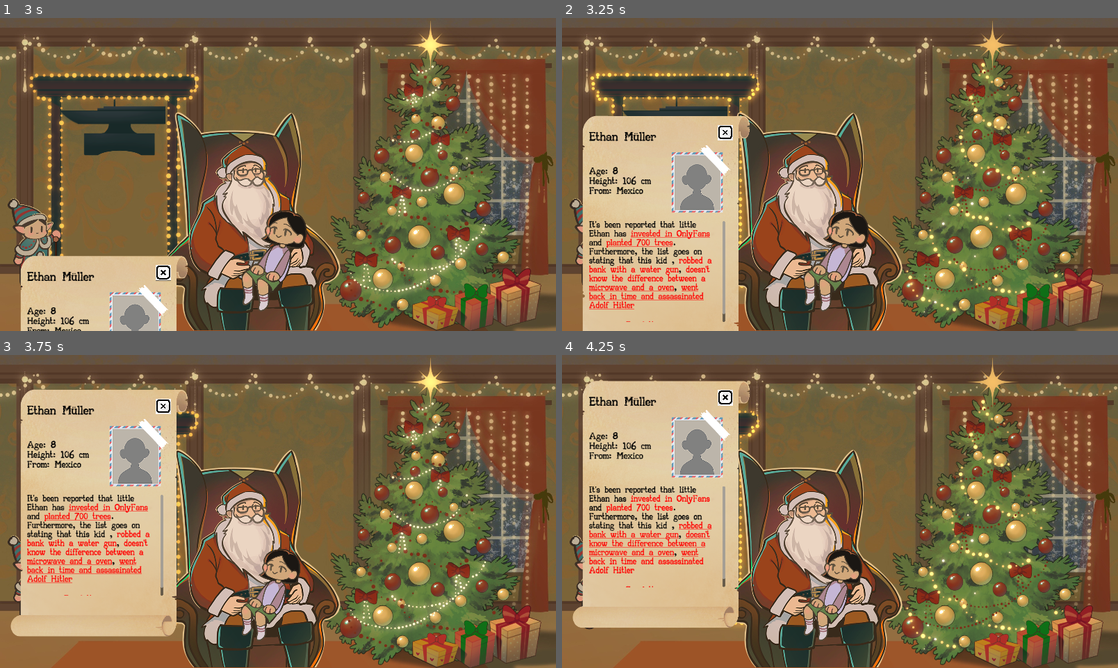
Above: before the commit, frames 1-4 (two rows, left to right).
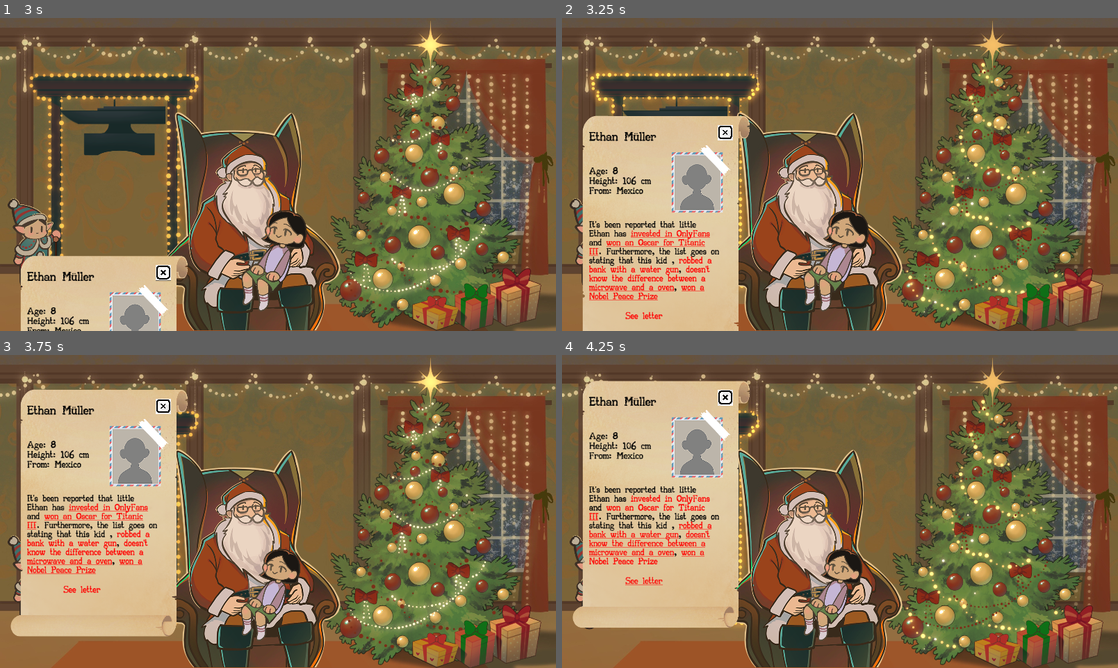
Above: after the commit, the same moments.

Repository: Zapzoop/chritmasgamejam
Game: Godot game, scene res://main_menu/mainmenu.tscn
Two runs of this game, one before a commit and one after it. Both use one fixed random seed, a clock stepped at 60 frames per second and the inputs below. Sound files missing from this copy of the repository are replaced by a short silence.
Inputs (mouse positions are in pixels of both pictures, inside the frame that each line leads up to):
- Up to frame 1 (3 s): click "Start" at 0.5 s; click "Let's Start" at 1.25 s; move the mouse to (400, 158) at 2.02 s; press the mouse at (400, 158) at 2.03 s; move the mouse to (266, 271) at 2.77 s; release the mouse at (266, 271) at 2.78 s; click (266, 271) at 2.85 s
- Up to frame 2 (3.25 s): no input
- Up to frame 3 (3.75 s): move the mouse to (266, 480) at 3.52 s; press the mouse at (266, 480) at 3.53 s
- Up to frame 4 (4.25 s): no input

Frame 1 is identical in both runs. In frame 2, 1.2% of the frame differs, in the area x 4-30%, y 64-98%; in frame 3, 1.2%; in frame 4, 1.2%.

Commit message:
postcards added

Diff:
--- a/generator/generator.gd
+++ b/generator/generator.gd
@@ -58,7 +58,6 @@
 }
 var good_habits = {
 	"gave his full allowance to a local animal shelter":30,
-	"opened a charity fund for kids with cancer":60,
 	"solved poverty in 3 countries":140,
 	"learned Spanish to be able to speak with grandma":40,
 	"helped someone understand Taylor Swift lyrics":10,
@@ -99,7 +98,7 @@
 	"was responsible for the dinosaurs to go extinct ":"res://assets/graphics/actions/was responsible for the dinosaurs to go extinct.jpg",
 	"wished for rain to ruin a picnic ":"res://assets/graphics/actions/wished for rain to ruin a picnic.jpg",
 	"bit his sister on average 3 times a day":"res://assets/graphics/actions/bit his sister on average 3 times a day.jpg",
-	"robbed a bank with a water gun":"res://assets/graphics/actions/test.png",
+	"robbed a bank with a water gun":"res://assets/grafics/actions/robbed a bank with a water gun.jpg",
 	"helped overthrow the government to install a dictatorship":"res://assets/graphics/actions/helped overthrow the government to install a dictatorship.jpg",
 	"told other kids Santa isn't real":"res://assets/graphics/actions/told other kids Santa isnt real.jpg",
 	"started arson on Nikki's tree house":"res://assets/graphics/actions/started arson in Nikkis tree house.jpg",
@@ -126,7 +125,27 @@
 	"electrocuted uncle Steve":"res://assets/graphics/actions/electrocuted uncle Steve.jpg",
 	"became the boss of the Mafia in Naples":"res://assets/graphics/actions/became the boss of the Mafia in Naples.jpg",
 	"kidnapped Aldo Moro in Italy in the 80's":"res://assets/graphics/actions/kidnapped Aldo Moro in Italy in the 80s.jpg",
-	"rickrolled Santa's HQ":"res://assets/graphics/actions/rickrolled Santas headquarrters.jpg"
+	"rickrolled Santa's HQ":"res://assets/graphics/actions/rickrolled Santas headquarrters.jpg",
+	"gave his full allowance to a local animal shelter":"res://assets/grafics/actions/gave his full allowance to a local animal shelter.jpg",
+	"solved poverty in 3 countries":"res://assets/grafics/actions/solved poverty in 3 countries.jpg",
+	"learned Spanish to be able to speak with grandma":"res://assets/grafics/actions/learned Spanish to be able to speak with grandma.jpg",
+	"helped someone understand Taylor Swift lyrics":"res://assets/grafics/actions/helped someone understand Taylor Swift lyrics.jpg",
+	"picked up a stranger's money on the ground and gave it back":"res://assets/grafics/actions/picked up strangers money and gave it back.jpg",
+	"helped overthrow the government's dictatorship":"res://assets/grafics/actions/helped overthrow the governments dictatorship.jpg",
+	"went back in time and assassinated Adolf Hitler":"res://assets/grafics/actions/went back in time and assassinated Adolf Hitler.jpg",
+	"planted 700 trees":"res://assets/grafics/actions/planted 700 trees.jpg",
+	"got an A+ in social sciences":"res://assets/grafics/actions/got an A in social sciences.jpg",
+	"sold cookies at a bake sale for charity":"res://assets/grafics/actions/sold cookies at a bake sale for charity.jpg",
+	"gave his little sister lots of attention":"res://assets/grafics/actions/gave their little sister lots of attention.jpg",
+	"helped Mom with the dishes":"res://assets/grafics/actions/helped Mom with the dishes.jpg",
+	"attended long funeral without screaming a single time":"res://assets/grafics/actions/attended a long funeral without screaming a single time.jpg",
+	"won a Nobel Peace Prize":"res://assets/grafics/actions/won a Nobel Peace Prize.jpg",
+	"won an Oscar for Titanic III":"res://assets/grafics/actions/won an Oscar for Titanic III.jpg",
+	"cured 2 forms of cancer":"res://assets/grafics/actions/cured 2 forms of cancer.jpg",
+	"invented the internet":"res://assets/grafics/actions/invented the internet.jpg",
+	"got a phd in astrophysics":"res://assets/grafics/actions/got a phd in astrophysics.jpg",
+	"helped a kid in class to get a good grade":"res://assets/grafics/actions/helped a kid in class to get a good grade.jpg",
+	"did NOT vote the anvil as the special object":"res://assets/grafics/actions/did NOT vote the anvil as the special object.jpg"
 	}
 
 var anvil_things = ["destroyed a game jam",
